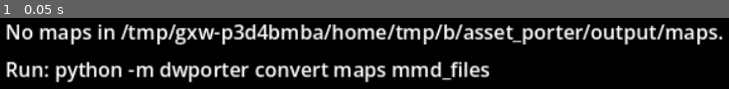
Above: before the commit, frame 1.
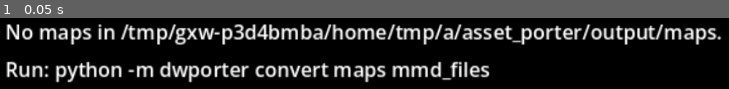
Above: after the commit, the same moment.

Repository: SDCaFlo/dw_godot4
Game: Godot game, scene res://scenes/field/field.tscn
Two runs of this game, one before a commit and one after it. Both use one fixed random seed, a clock stepped at 60 frames per second and the inputs below. This scene is started directly instead of the project's main scene.
Inputs:
- Up to frame 1 (0.05 s): no input

The runs differ from the first frame. In frame 1, 3.6% of the frame differs, in the area x 60-100%, y 8-39%.

Commit message:
fix(field): smooth iris contraction, hide dissolved partner on 0 lives, reload 3D model on rebirth

Diff:
--- a/scripts/field/hosts/death_host.gd
+++ b/scripts/field/hosts/death_host.gd
@@ -74,10 +74,14 @@
 	# Center iris on partner's screen position
 	var screen_center := Vector2(0.5, 0.5)
 	if camera != null and partner != null:
-		var pos_2d := camera.unproject_position(partner.global_position)
-		var vp_size := get_viewport().get_visible_rect().size
-		if vp_size.x > 0 and vp_size.y > 0:
-			screen_center = Vector2(pos_2d.x / vp_size.x, pos_2d.y / vp_size.y)
+		if not camera.is_position_behind(partner.global_position):
+			var pos_2d := camera.unproject_position(partner.global_position)
+			var cam_vp := camera.get_viewport()
+			if cam_vp != null and cam_vp.size.x > 0 and cam_vp.size.y > 0:
+				screen_center = Vector2(
+					clampf(pos_2d.x / float(cam_vp.size.x), 0.2, 0.8),
+					clampf(pos_2d.y / float(cam_vp.size.y), 0.2, 0.8)
+				)
 
 	match routine:
 		ScriptInterpreter.ROUTINE_COLLAPSE, ScriptInterpreter.ROUTINE_BATTLE_LOSS:
@@ -152,10 +156,13 @@
 	if iris != null:
 		iris.hide_iris()
 	var gs := _get_game_state()
-	if gs != null and gs.state.has("partner") and gs.state["partner"].has("care"):
-		var care: Dictionary = gs.state["partner"]["care"]
-		if int(care.get("remaining_lifetime", 0)) <= 0:
-			care["remaining_lifetime"] = 360
+	var current_lives := 0
+	if gs != null and gs.state.has("partner"):
+		current_lives = int(gs.state["partner"].get("lives", 0))
+		if gs.state["partner"].has("care"):
+			var care: Dictionary = gs.state["partner"]["care"]
+			if int(care.get("remaining_lifetime", 0)) <= 0 and current_lives > 0:
+				care["remaining_lifetime"] = 360
 	var target_map := determine_death_map()
 	if tamer != null and tamer.change_map.is_valid():
 		tamer.change_map.call(target_map, 1)
@@ -163,7 +170,11 @@
 	if f != null:
 		f.fade_from_black(0x14)
 	if partner != null:
-		partner.set_state(Partner.STATE_IDLE)
+		if current_lives == 0:
+			partner.visible = false
+		else:
+			partner.visible = true
+			partner.set_state(Partner.STATE_IDLE)
 
 
 func _finish_scene() -> void:
--- a/scripts/script/script_interpreter.gd
+++ b/scripts/script/script_interpreter.gd
@@ -1324,15 +1324,30 @@
 				if "selected_egg" in child:
 					death_routines = child
 					break
-		var baby_slot: int = int(death_routines.selected_egg) if death_routines != null else 0
 		var is_natural := bool(care.is_natural_death) if care != null else false
+		var baby_slot := 0
+		if is_natural:
+			baby_slot = int(death_routines.selected_egg) if death_routines != null else 0
+		else:
+			# PSX dooa.c:1764: sequence->eggSlot = rand() % 4 when partner->lives == 0
+			baby_slot = Rng.random_limit(4)
+
 		const REINCARNATE_BABY_IDS := [1, 15, 29, 43]
 		var baby_id: int = REINCARNATE_BABY_IDS[baby_slot % 4]
 		game_state.reincarnate_partner(baby_id, is_natural)
+		if sound != null:
+			sound.play_sound(8, 6)
+		var d: Node = data if data != null else (ctx.data if ctx != null else null)
+		if partner != null and d != null:
+			var baby_key: String = game_state.state["partner"]["digimon"]
+			partner.load_digimon(d, baby_key)
+			partner.visible = true
+			if tamer != null:
+				partner.place_for_spawn({"position": tamer.position, "rotation": tamer.direction if "direction" in tamer else 0})
+			partner.set_state(Partner.STATE_NORMAL)
 		if death_host != null and death_host.has_method("start_scene"):
 			death_host.start_scene(routine)
 		if partner != null:
-			partner.set_state(Partner.STATE_DYING2)
 			ctx.sync_bit = 0
 			_sync_scene = true
 		else:
--- a/scripts/ui/death_iris.gd
+++ b/scripts/ui/death_iris.gd
@@ -5,11 +5,12 @@
 ## In murd.c: lerp(0xC8, 0, start=0, end=35, t) - radius contracts from ~200 down to 0 onto the partner entity.
 
 const DURATION_FRAMES := 35
+const MAX_RADIUS := 1.5
 
 var active := false
 var timer := 0
 var center := Vector2(0.5, 0.5)
-var radius := 1.0
+var radius := MAX_RADIUS
 var contracting := true
 
 
@@ -21,7 +22,7 @@
 	var mat := ShaderMaterial.new()
 	var code := """shader_type canvas_item;
 uniform vec2 center = vec2(0.5, 0.5);
-uniform float radius = 1.0;
+uniform float radius = 1.5;
 uniform vec4 border_color : source_color = vec4(0.8, 0.8, 0.8, 1.0);
 uniform float border_thickness = 0.01;
 
@@ -52,7 +53,7 @@
 	timer = 0
 	active = true
 	visible = true
-	_update_shader(1.0)
+	_update_shader(MAX_RADIUS)
 
 
 func start_iris_out(screen_center: Vector2 = Vector2(0.5, 0.5)) -> void:
@@ -67,7 +68,7 @@
 func hide_iris() -> void:
 	active = false
 	visible = false
-	_update_shader(1.0)
+	_update_shader(MAX_RADIUS)
 
 
 func tick() -> bool:
@@ -76,7 +77,7 @@
 
 	timer += 1
 	var progress := clampf(float(timer) / float(DURATION_FRAMES), 0.0, 1.0)
-	var r := 1.0 - progress if contracting else progress
+	var r := (1.0 - progress) * MAX_RADIUS if contracting else progress * MAX_RADIUS
 	_update_shader(r)
 
 	if timer >= DURATION_FRAMES:
--- a/tests/test_death_reincarnation.gd
+++ b/tests/test_death_reincarnation.gd
@@ -394,6 +394,22 @@
 		fade.tick()
 	_check(fade.progress == 0 and not fade.visible, "Fade finishes completely clear (no black screen)")
 
+	# Test 0 lives partner invisibility during Digitama talk, then model reload on ROUTINE_REBIRTH
+	var mock_partner := Partner.new()
+	mock_partner.digimon = "dw1:agumon"
+	mock_partner.visible = true
+	death_host.partner = mock_partner
+	interp.partner = mock_partner
+	gs.state["partner"]["lives"] = 0
+	death_host._warp_to_recovery_hospital()
+	_check(not mock_partner.visible, "Partner is hidden after 0 lives death warp (dissolved)")
+
+	# Execute Routine 4 (ROUTINE_REBIRTH)
+	interp.call_digimon_routine(ScriptInterpreter.ROUTINE_REBIRTH)
+	_check(mock_partner.visible, "Partner becomes visible upon baby rebirth")
+	_check(mock_partner.digimon in ["dw1:botamon", "dw1:punimon", "dw1:poyomon", "dw1:yuramon"],
+			"Partner model reloaded to baby Digimon: %s" % mock_partner.digimon)
+
 	interp.death_host = null
 
 
